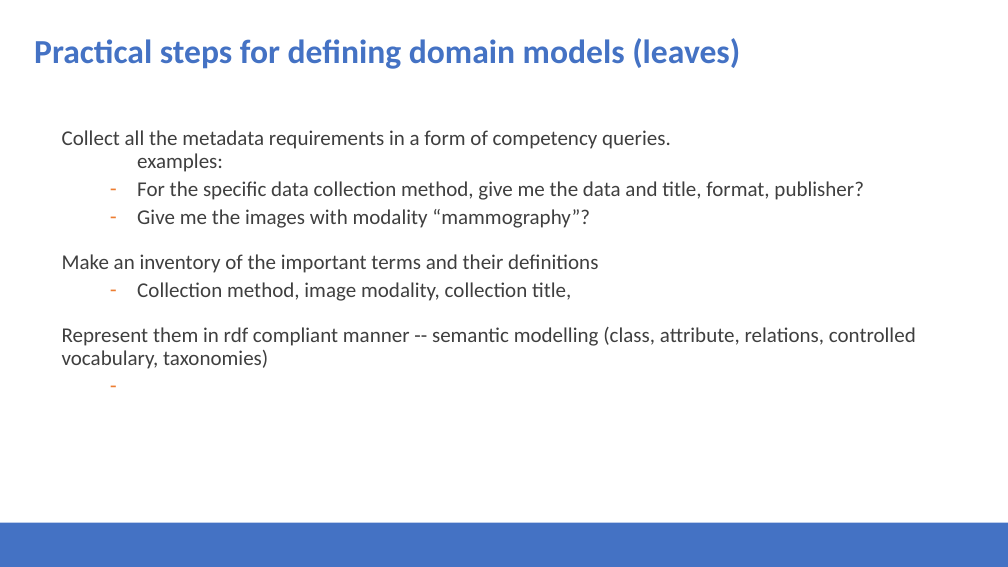
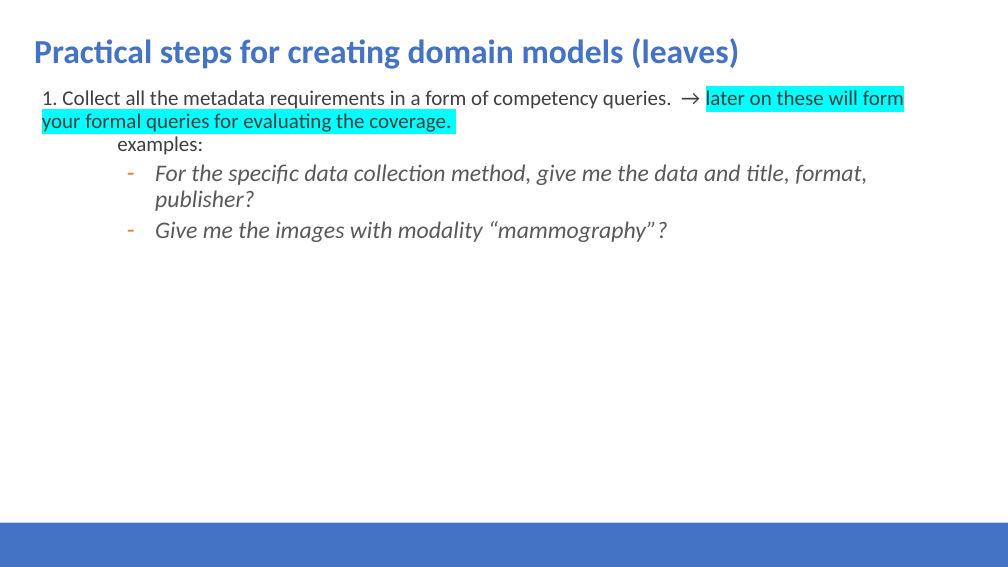
Before and after one commit to Health-RI/health-ri-metadata, a slide deck: slide 17 of Presentations/31082023HRI_Metadata_Schema_ImagingGroup_KickOff.pptx (slide 18 before the commit). Drawn at 1008x567 pixels with LibreOffice and Linux fonts; fonts in the diff are those of the drawing; background and template pictures are left out. Boxes give left, top, right and bottom in pixels: in the first picture for what was removed or moved away, otherwise in the second. Text is boxed around its words. In the diff, an @@ line names an element or a change of style, - is before the commit and + after.

```diff
--- a/Presentations/31082023HRI_Metadata_Schema_ImagingGroup_KickOff.pptx
+++ b/Presentations/31082023HRI_Metadata_Schema_ImagingGroup_KickOff.pptx
@@ title at [34, 38, 739, 69]: text changed @@
-Practical steps for defining domain models (leaves)
+Practical steps for creating domain models (leaves)
@@ text "1. Collect all the metadata ...": place and size @@
-text "1. Collect all the metadata ..." at [62, 130, 916, 369]
+text "1. Collect all the metadata ..." at [42, 90, 904, 242]
@@ text at [42, 90, 904, 135]: text changed @@
-Collect all the metadata requirements in a form of competency queries.
+1. Collect all the metadata requirements in a form of competency queries. → later on these will form your formal queries for evaluating the coverage.
@@ text at [155, 164, 867, 242]: size 20 to 22.7 pt, text colour #3F3F3F to #595959, italic on in "For the specific data collection method, give ...", "Give me the images with modality “mammography”?"; list level 2 to 3 in "For the specific data collection ..."; list level 2 to 3 in "Give me the images with ..." @@
@@ text at [62, 254, 916, 369]: paragraphs removed @@
-Make an inventory of the important terms and their definitions
-  – Collection method, image modality, collection title,
-Represent them in rdf compliant manner -- semantic modelling (class, attribute, relations, controlled vocabulary, taxonomies)
```
Also in this commit, not shown: 2 other slides changed, 2 slides added, 1 other file.
